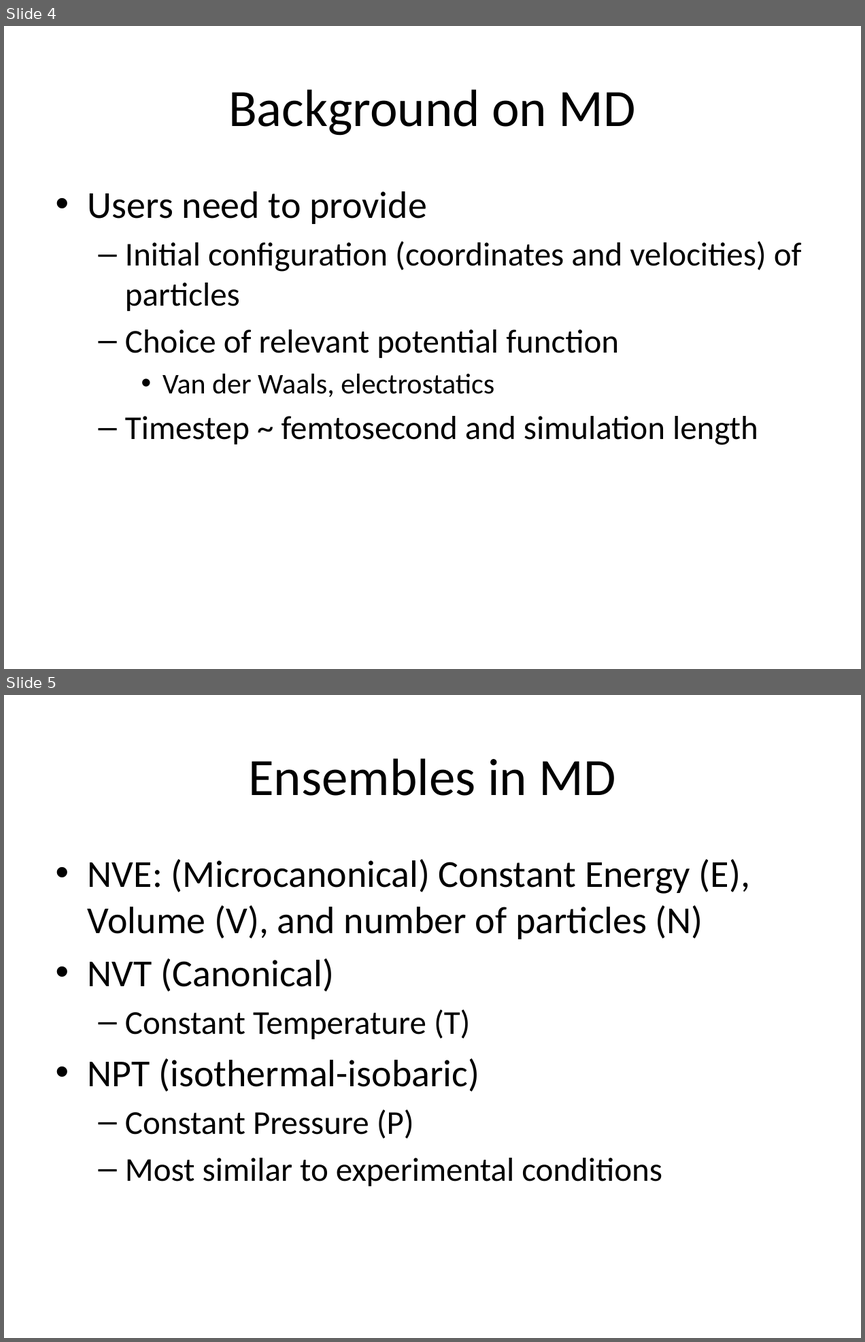
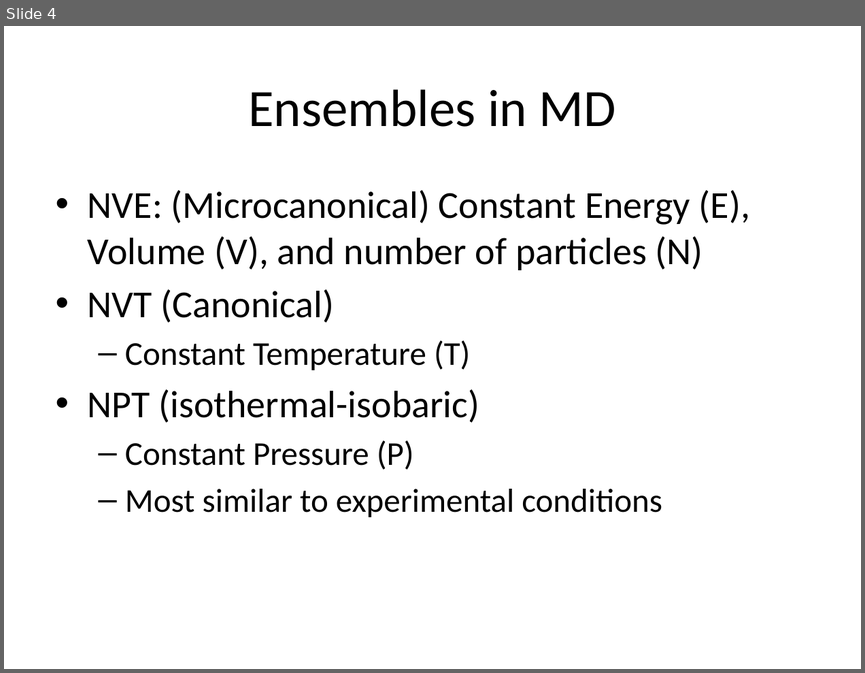
Before and after one commit to PrincetonUniversity/PrincetonCBEMDMPI, a slide deck: designreview/designreview.pptx. Shown one above the other, each under a label of ours: slides 4 and 5 before the commit, slide 4 after it. The pictures are 865x1342 and 865x673 pixels, drawn with LibreOffice and Linux fonts; fonts in the diff are those of the drawing. Boxes give left, top, right and bottom in pixels: in the first picture for what was removed or moved away, otherwise in the second. Text is boxed around its words. In the diff, an @@ line names an element or a change of style, - is before the commit and + after.

```diff
--- a/designreview/designreview.pptx
+++ b/designreview/designreview.pptx
@@ slide 4 removed at [4, 26, 861, 669], background #FFFFFF @@
@@ title removed at [228, 89, 636, 135] @@
-Background on MD
@@ text removed at [88, 191, 802, 445] @@
-• Users need to provide
-  – Initial configuration (coordinates and velocities) of particles
-  – Choice of relevant potential function
-    • Van der Waals, electrostatics
-  – Timestep ~ femtosecond and simulation length
@@ what was slide 5 is now slide 4 @@
```
Also in this commit, not shown: 8 slides changed, 1 other slide removed.
